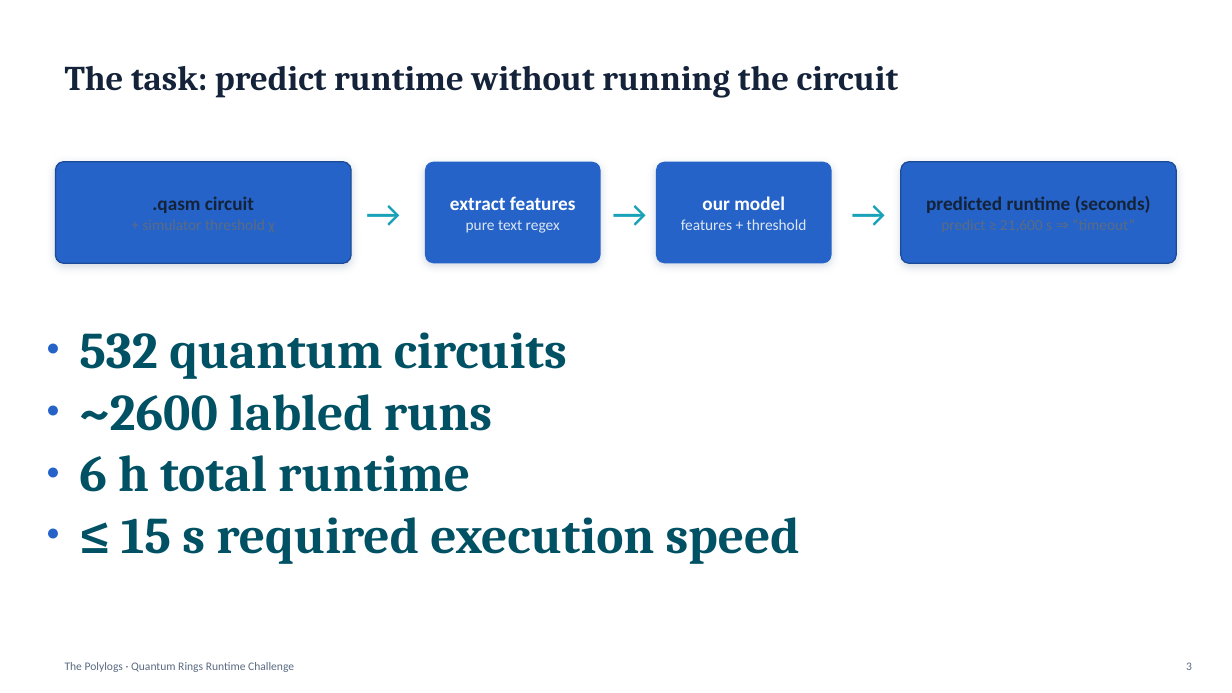
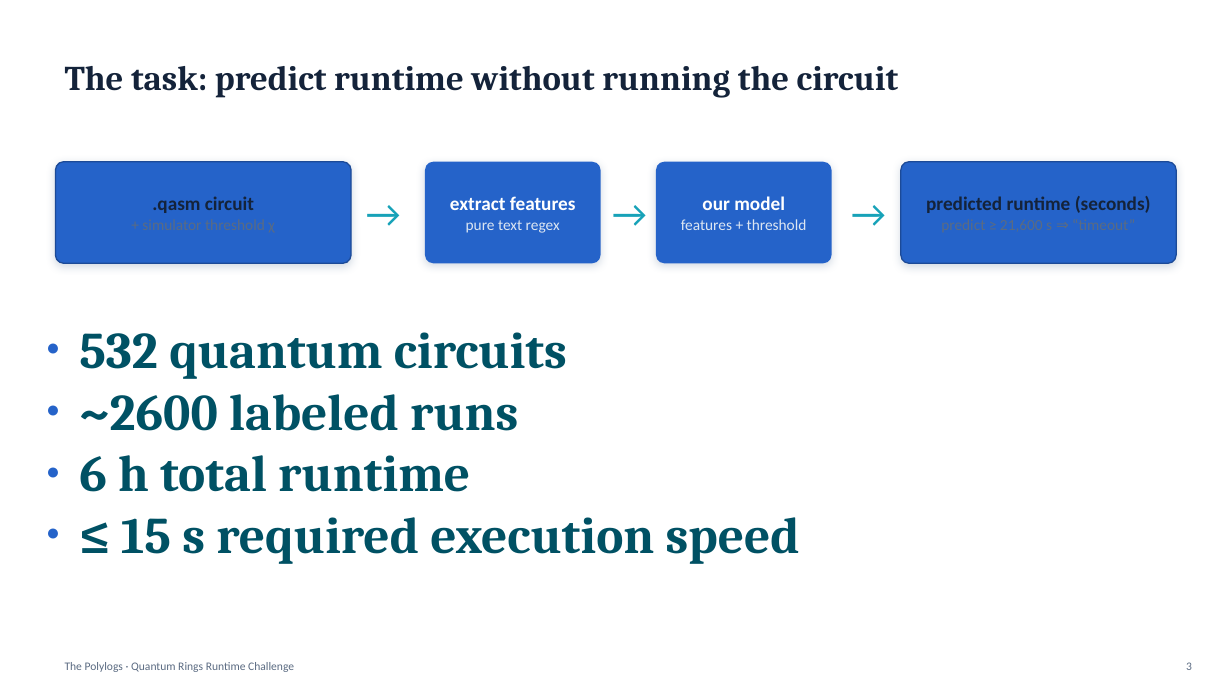
Before and after one commit to bhedelius/quantumrings-challenge-iqc-2026, a slide deck: slide 3 of The Polylogs.pptx. Drawn at 1232x693 pixels with LibreOffice and Linux fonts; fonts in the diff are those of the drawing. Boxes give left, top, right and bottom in pixels: in the first picture for what was removed or moved away, otherwise in the second. Text is boxed around its words. In the diff, an @@ line names an element or a change of style, - is before the commit and + after.

Commit message:
Fix spelling error

```diff
--- a/The Polylogs.pptx
+++ b/The Polylogs.pptx
@@ text at <box>79,394,518,431</box>: text changed @@
-● ~2600 labled runs
+● ~2600 labeled runs
```
